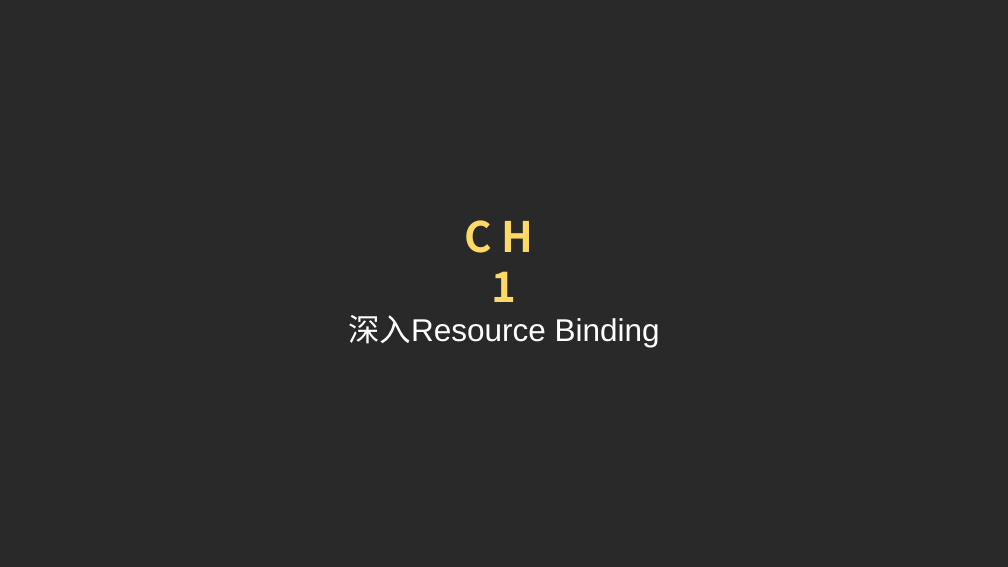
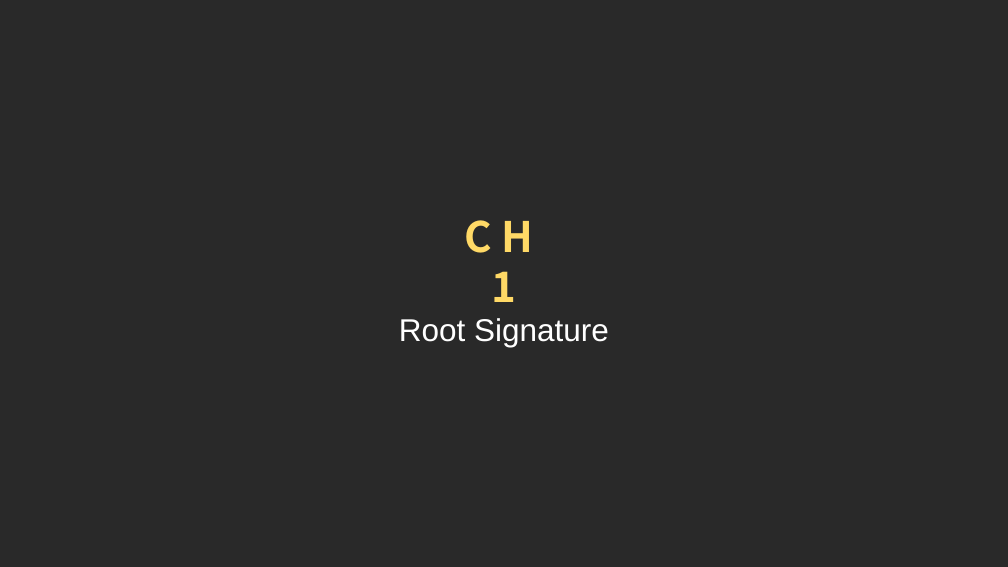
Before and after one commit to doomlover/KSGameEngineTutorials, a slide deck: slide 15 of PPTs/05.深入DX12绘制二.pptx. Drawn at 1008x567 pixels with LibreOffice and Linux fonts; fonts in the diff are those of the drawing. Boxes give left, top, right and bottom in pixels: in the first picture for what was removed or moved away, otherwise in the second. Text is boxed around its words. In the diff, an @@ line names an element or a change of style, - is before the commit and + after.

```diff
--- a/PPTs/05.深入DX12绘制二.pptx
+++ b/PPTs/05.深入DX12绘制二.pptx
@@ text at (399,318,609,347): text changed @@
-深入Resource Binding
+Root Signature
```
Also in this commit, not shown: 3 other slides changed.
